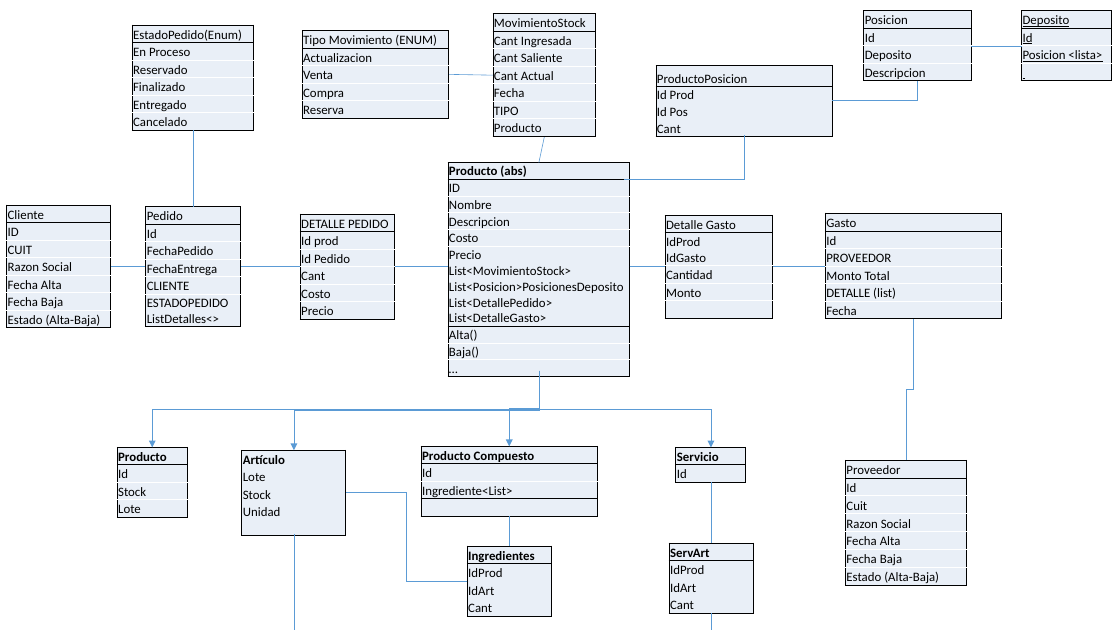
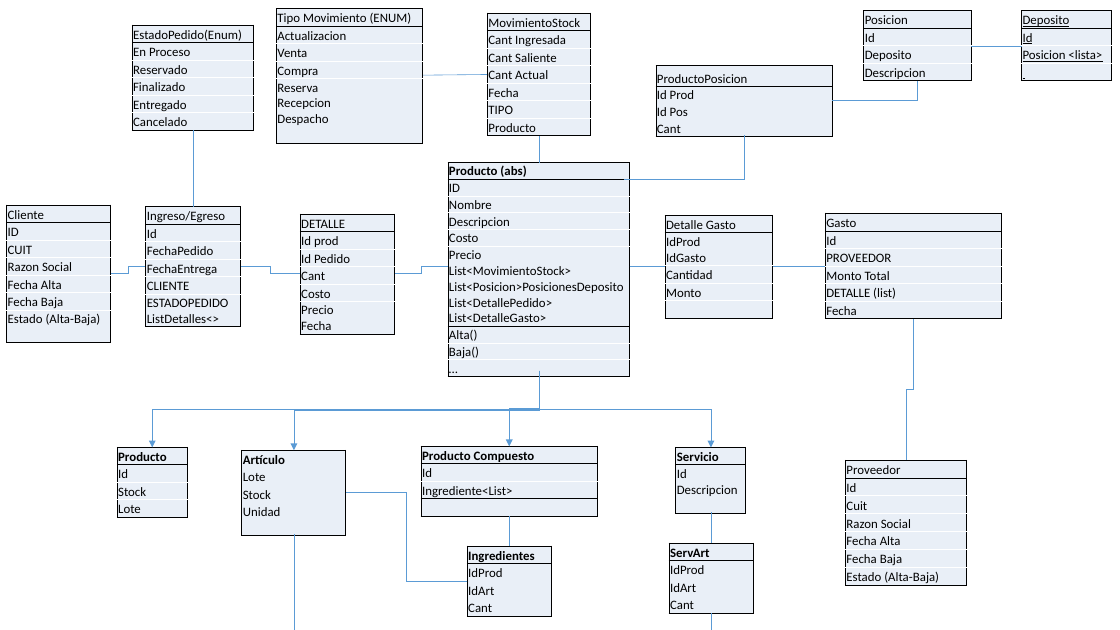
Before and after one commit to rnavas15/Stock, a slide deck: slide 1 of Stock.pptx. Drawn at 1120x630 pixels with LibreOffice and Linux fonts; fonts in the diff are those of the drawing. Boxes give left, top, right and bottom in pixels: in the first picture for what was removed or moved away, otherwise in the second. Text is boxed around its words. In the diff, an @@ line names an element or a change of style, - is before the commit and + after.

```diff
--- a/Stock.pptx
+++ b/Stock.pptx
@@ table at bbox=[276, 9, 423, 142] @@
-row 5, column 1: Reserva
+row 5, column 1: Reserva / Recepcion / Despacho
@@ table: place and size @@
-table at bbox=[302, 30, 449, 118]
+table at bbox=[276, 9, 423, 142]
@@ table: place and size @@
-table at bbox=[493, 14, 596, 141]
+table at bbox=[487, 13, 590, 140]
@@ line moved from (493, 75) - (448, 75) to (487, 75) - (423, 75) @@
@@ line moved from (544, 136) - (539, 163) to (539, 136) - (539, 163) @@
@@ table: place and size @@
-table at bbox=[7, 205, 111, 332]
+table at bbox=[7, 205, 111, 342]
@@ table at bbox=[146, 207, 240, 331] @@
-row 1, column 1: Pedido
+row 1, column 1: Ingreso/Egreso
@@ table at bbox=[301, 214, 395, 334] @@
-row 1, column 1: DETALLE PEDIDO
+row 1, column 1: DETALLE
-row 6, column 1: Precio
+row 6, column 1: Precio / Fecha
@@ elbow line moved from (111, 266) - (146, 266) to (111, 274) - (146, 266) @@
@@ elbow line moved from (240, 266) - (301, 266) to (240, 266) - (301, 274) @@
@@ elbow line moved from (395, 266) - (448, 267) to (395, 274) - (448, 267) @@
@@ table at bbox=[676, 448, 746, 513] @@
-row 2, column 1: Id
+row 2, column 1: Id / Descripcion
@@ elbow line moved from (712, 544) - (711, 482) to (712, 544) - (711, 513) @@
```
Also in this commit, not shown: 13 other files.
